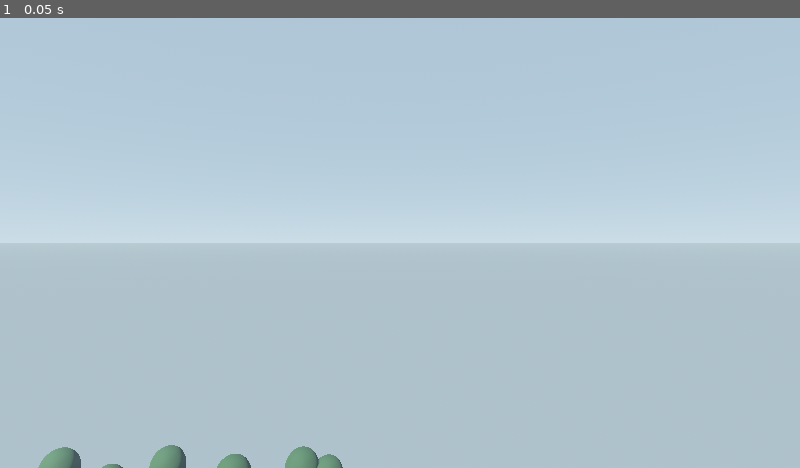
Above: before the commit, frame 1.
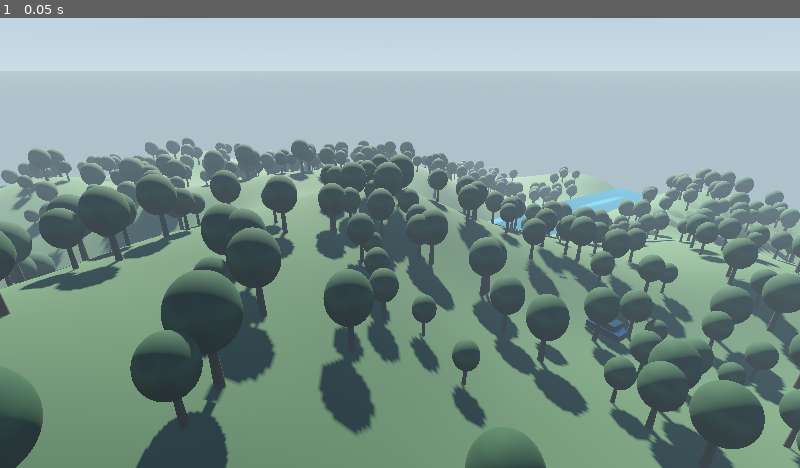
Above: after the commit, the same moment.

Repository: santiagogd2513-cpu/bd-ultraacoustic
Game: Godot game, scene res://scenes/graphics_test.tscn
Same seed, same stepped clock (60 frames per second), same inputs: the game is played once before the commit and once after it.
Inputs:
- Up to frame 1 (0.05 s): no input

The runs differ from the first frame. In frame 1, 68% of the frame differs, in the area x 0-100%, y 10-100%.

Commit message:
Fix camera orientation in procedural Godot scene

Diff:
--- a/colombiria/scripts/graphics_test.gd
+++ b/colombiria/scripts/graphics_test.gd
@@ -167,8 +167,7 @@
 
 func _build_camera() -> void:
 	var camera := Camera3D.new()
-	camera.position = Vector3(44,37,-58)
-	camera.look_at(Vector3(0,2,12),Vector3.UP)
+	camera.look_at_from_position(Vector3(44,37,-58),Vector3(0,2,12),Vector3.UP)
 	camera.fov = 58.0
 	add_child(camera)
 	camera.current = true
